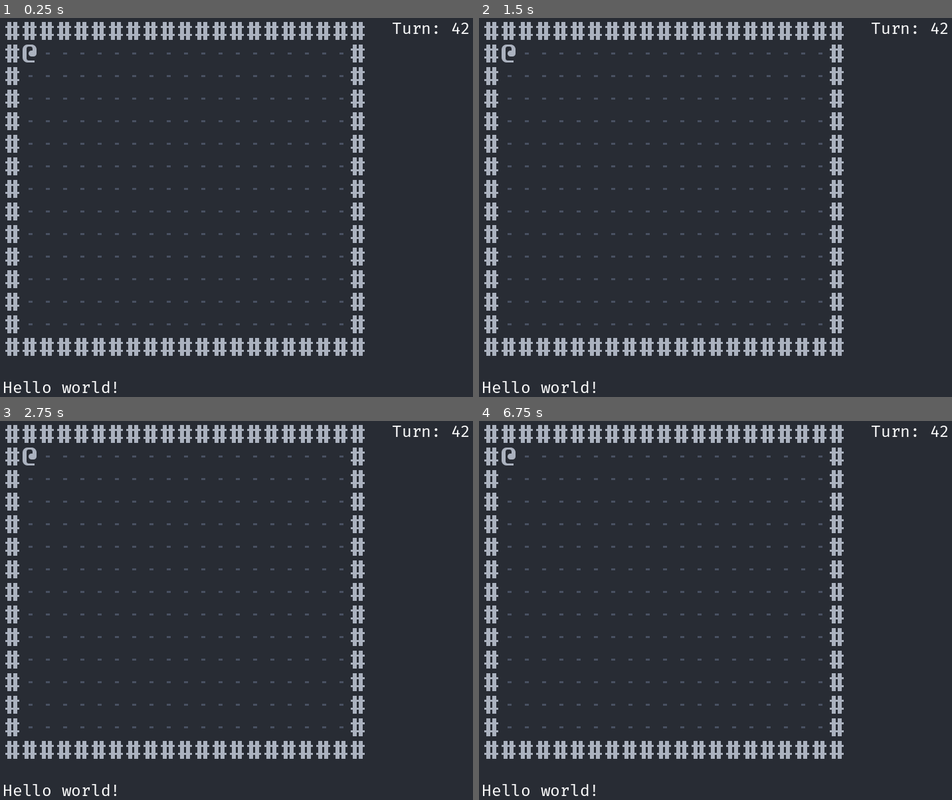
Above: before the commit, frames 1-4 (two rows, left to right).
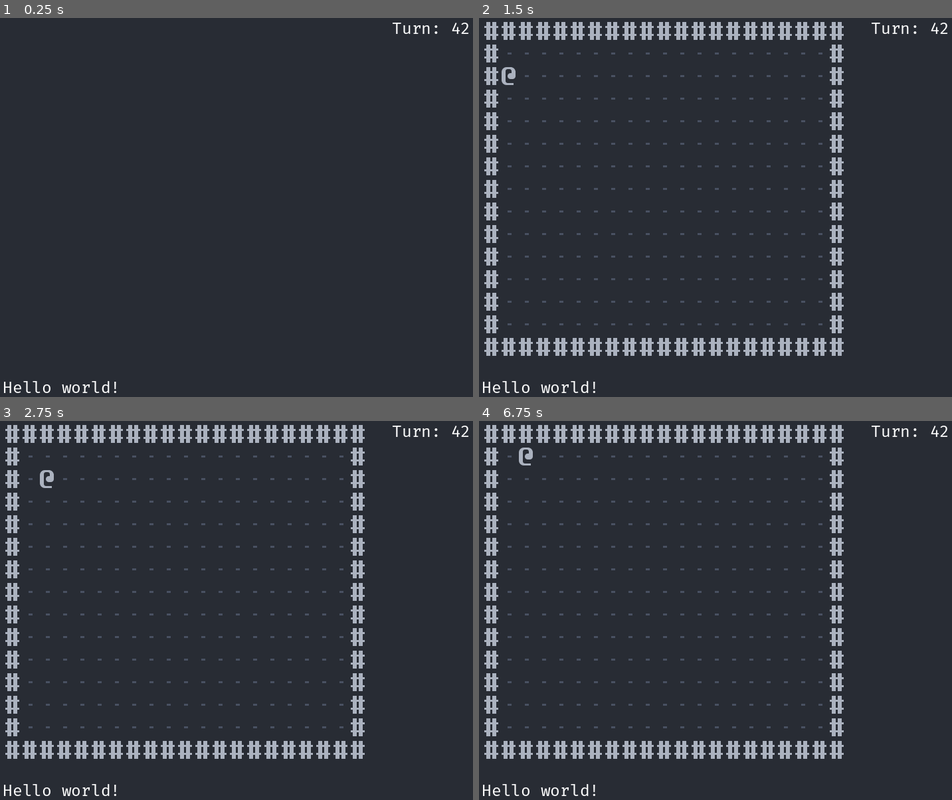
Above: after the commit, the same moments.

Repository: dave470003/froxis
Game: Godot game, scene res://scene/main/MainScene.tscn
Two runs of this game, one before a commit and one after it. Both use one fixed random seed, a clock stepped at 60 frames per second and the inputs below.
Inputs:
- Up to frame 1 (0.25 s): no input
- Up to frame 2 (1.5 s): tap Enter at 0.5 s; hold Right (move_right, bound only after the commit) 0.53-1.28 s; tap Space (init_world, bound only after the commit) at 0.6, 1.25, 1.35 s; hold Down (move_down, bound only after the commit) from 1.28 s (still down)
- Up to frame 3 (2.75 s): tap Enter at 2 s; release Down (move_down, bound only after the commit) at 2.03 s; hold Right (move_right, bound only after the commit) from 2.03 s (still down); tap Space (init_world, bound only after the commit) at 2.1 s
- Up to frame 4 (6.75 s): tap Space (init_world, bound only after the commit) at 2.75, 2.85, 3.6, 4.25, 4.35, 5.1, 5.85, 6.6 s; release Right (move_right, bound only after the commit) at 2.78 s; hold Up (move_up, bound only after the commit) 2.78-3.53 s; tap Enter at 3.5 s; hold Left (move_left, bound only after the commit) 3.53-5.03 s; hold Down (move_down, bound only after the commit) 5.03-5.78 s; hold Right (move_right, bound only after the commit) 5.78-6.53 s; hold Up (move_up, bound only after the commit) from 6.53 s (still down)

The runs differ from the first frame. In frame 1, 7.5% of the frame differs, in the area x 1-78%, y 1-90%; in frame 2, 0.2%; in frame 3, 0.2%; in frame 4, 0.2%.

Commit message:
Step 4 of wiki - movement of character

Diff:
--- /dev/null
+++ b/library/InputName.gd
@@ -0,0 +1,5 @@
+const MOVE_LEFT: String = "move_left"
+const MOVE_RIGHT: String = "move_right"
+const MOVE_UP: String = "move_up"
+const MOVE_DOWN: String = "move_down"
+const INIT_WORLD: String = "init_world"
--- a/project.godot
+++ b/project.godot
@@ -20,6 +20,38 @@
 window/size/viewport_width=800
 window/size/resizable=false
 
+[input]
+
+move_up={
+"deadzone": 0.5,
+"events": [Object(InputEventKey,"resource_local_to_scene":false,"resource_name":"","device":-1,"window_id":0,"alt_pressed":false,"shift_pressed":false,"ctrl_pressed":false,"meta_pressed":false,"pressed":false,"keycode":0,"physical_keycode":4194320,"key_label":0,"unicode":0,"echo":false,"script":null)
+, Object(InputEventKey,"resource_local_to_scene":false,"resource_name":"","device":-1,"window_id":0,"alt_pressed":false,"shift_pressed":false,"ctrl_pressed":false,"meta_pressed":false,"pressed":false,"keycode":0,"physical_keycode":87,"key_label":0,"unicode":119,"echo":false,"script":null)
+]
+}
+move_down={
+"deadzone": 0.5,
+"events": [Object(InputEventKey,"resource_local_to_scene":false,"resource_name":"","device":-1,"window_id":0,"alt_pressed":false,"shift_pressed":false,"ctrl_pressed":false,"meta_pressed":false,"pressed":false,"keycode":0,"physical_keycode":4194322,"key_label":0,"unicode":0,"echo":false,"script":null)
+, Object(InputEventKey,"resource_local_to_scene":false,"resource_name":"","device":-1,"window_id":0,"alt_pressed":false,"shift_pressed":false,"ctrl_pressed":false,"meta_pressed":false,"pressed":false,"keycode":0,"physical_keycode":83,"key_label":0,"unicode":115,"echo":false,"script":null)
+]
+}
+move_left={
+"deadzone": 0.5,
+"events": [Object(InputEventKey,"resource_local_to_scene":false,"resource_name":"","device":-1,"window_id":0,"alt_pressed":false,"shift_pressed":false,"ctrl_pressed":false,"meta_pressed":false,"pressed":false,"keycode":0,"physical_keycode":4194319,"key_label":0,"unicode":0,"echo":false,"script":null)
+, Object(InputEventKey,"resource_local_to_scene":false,"resource_name":"","device":-1,"window_id":0,"alt_pressed":false,"shift_pressed":false,"ctrl_pressed":false,"meta_pressed":false,"pressed":false,"keycode":0,"physical_keycode":65,"key_label":0,"unicode":97,"echo":false,"script":null)
+]
+}
+move_right={
+"deadzone": 0.5,
+"events": [Object(InputEventKey,"resource_local_to_scene":false,"resource_name":"","device":-1,"window_id":0,"alt_pressed":false,"shift_pressed":false,"ctrl_pressed":false,"meta_pressed":false,"pressed":false,"keycode":0,"physical_keycode":4194321,"key_label":0,"unicode":0,"echo":false,"script":null)
+, Object(InputEventKey,"resource_local_to_scene":false,"resource_name":"","device":-1,"window_id":0,"alt_pressed":false,"shift_pressed":false,"ctrl_pressed":false,"meta_pressed":false,"pressed":false,"keycode":0,"physical_keycode":68,"key_label":0,"unicode":100,"echo":false,"script":null)
+]
+}
+init_world={
+"deadzone": 0.5,
+"events": [Object(InputEventKey,"resource_local_to_scene":false,"resource_name":"","device":-1,"window_id":0,"alt_pressed":false,"shift_pressed":false,"ctrl_pressed":false,"meta_pressed":false,"pressed":false,"keycode":0,"physical_keycode":32,"key_label":0,"unicode":32,"echo":false,"script":null)
+]
+}
+
 [rendering]
 
 renderer/rendering_method="gl_compatibility"
--- a/scene/main/InitWorld.gd
+++ b/scene/main/InitWorld.gd
@@ -1,4 +1,6 @@
 extends Node2D
+
+signal sprite_created(new_sprite)
 
 @onready var Player := preload("res://sprite/PC.tscn") as PackedScene
 @onready var Wall := preload("res://sprite/Wall.tscn") as PackedScene
@@ -7,11 +9,12 @@
 var _new_GroupName := preload("res://library/GroupName.gd").new()
 var _new_ConvertCoord := preload("res://library/ConvertCoord.gd").new()
 var _new_DungeonSize := preload("res://library/DungeonSize.gd").new()
+var _new_InputName := preload("res://library/InputName.gd").new()
+var _initialized: bool = false
 
 # Called when the node enters the scene tree for the first time.
 func _ready() -> void:
-	_create_walls_and_floor()
-	_create_player()
+	pass
 
 func _create_sprite(prefab: PackedScene, group: String, x: int, y: int,
 		x_offset: int = 0, y_offset: int = 0) -> void:
@@ -20,6 +23,8 @@
 	sprite.add_to_group(group)
 
 	add_child(sprite)
+
+	sprite_created.emit(sprite)
 
 func _create_player():
 	_create_sprite(Player, _new_GroupName.PC, 1, 1)
@@ -34,5 +39,13 @@
 				_create_sprite(Floor, _new_GroupName.Building, x, y)
 
 # Called every frame. 'delta' is the elapsed time since the previous frame.
-func _process(delta):
+func _process(delta) -> void:
 	pass
+
+func _unhandled_input(event):
+	if event.is_action_pressed(_new_InputName.INIT_WORLD):
+		if not _initialized:
+			_initialized = true
+			_create_walls_and_floor()
+			_create_player()
+			set_process_unhandled_input(false)
--- a/scene/main/MainScene.tscn
+++ b/scene/main/MainScene.tscn
@@ -1,7 +1,8 @@
-[gd_scene load_steps=3 format=3 uid="uid://bk6dytwsq5jkx"]
+[gd_scene load_steps=4 format=3 uid="uid://bk6dytwsq5jkx"]
 
 [ext_resource type="Script" path="res://scene/main/InitWorld.gd" id="1_2yf6q"]
 [ext_resource type="PackedScene" uid="uid://dpl6chwdfk2qh" path="res://scene/main/MainGUI.tscn" id="2_qbref"]
+[ext_resource type="Script" path="res://scene/main/PCMove.gd" id="3_s2owl"]
 
 [node name="MainScene" type="Node2D"]
 
@@ -9,3 +10,6 @@
 script = ExtResource("1_2yf6q")
 
 [node name="MainGUI" parent="." instance=ExtResource("2_qbref")]
+
+[node name="PCMove" type="Node2D" parent="."]
+script = ExtResource("3_s2owl")
--- /dev/null
+++ b/scene/main/PCMove.gd
@@ -0,0 +1,40 @@
+extends Node2D
+
+var _new_InputName := preload("res://library/InputName.gd").new()
+var _new_ConvertCoord := preload("res://library/ConvertCoord.gd").new()
+var _new_GroupName := preload("res://library/GroupName.gd").new()
+
+var _pc: Sprite2D
+
+# Called when the node enters the scene tree for the first time.
+func _ready():
+	get_node("../InitWorld").sprite_created.connect(_on_InitWorld_sprite_created)
+	set_process_unhandled_input(false)
+
+
+# Called every frame. 'delta' is the elapsed time since the previous frame.
+func _process(delta):
+	pass
+
+func _on_InitWorld_sprite_created(sprite: Sprite2D):
+	if sprite.is_in_group(_new_GroupName.PC):
+		_pc = sprite
+		set_process_unhandled_input(true)
+
+func _unhandled_input(event: InputEvent) -> void:
+	print("pc: {0}".format([_pc]))
+	var source: Array = _new_ConvertCoord.vector_to_array(_pc.position)
+	var x: int = source[0]
+	var y: int = source[1]
+
+	if event.is_action_pressed(_new_InputName.MOVE_LEFT):
+		x -= 1
+	elif event.is_action_pressed(_new_InputName.MOVE_RIGHT):
+		x += 1
+	elif event.is_action_pressed(_new_InputName.MOVE_UP):
+		y -= 1
+	elif event.is_action_pressed(_new_InputName.MOVE_DOWN):
+		y += 1
+
+
+	_pc.position = _new_ConvertCoord.index_to_vector(x, y)
